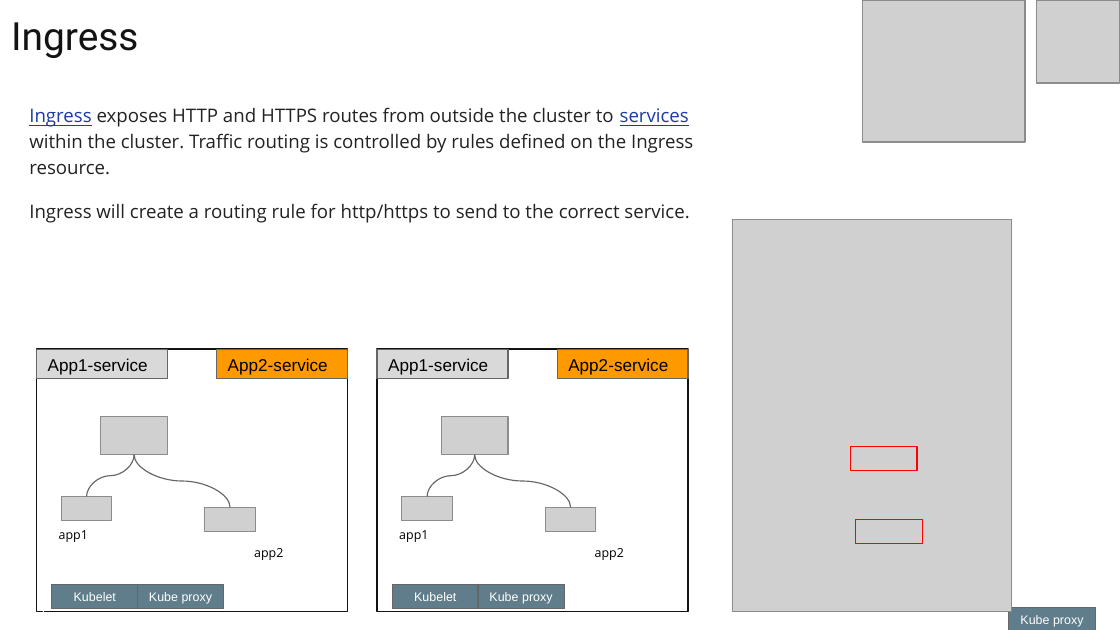
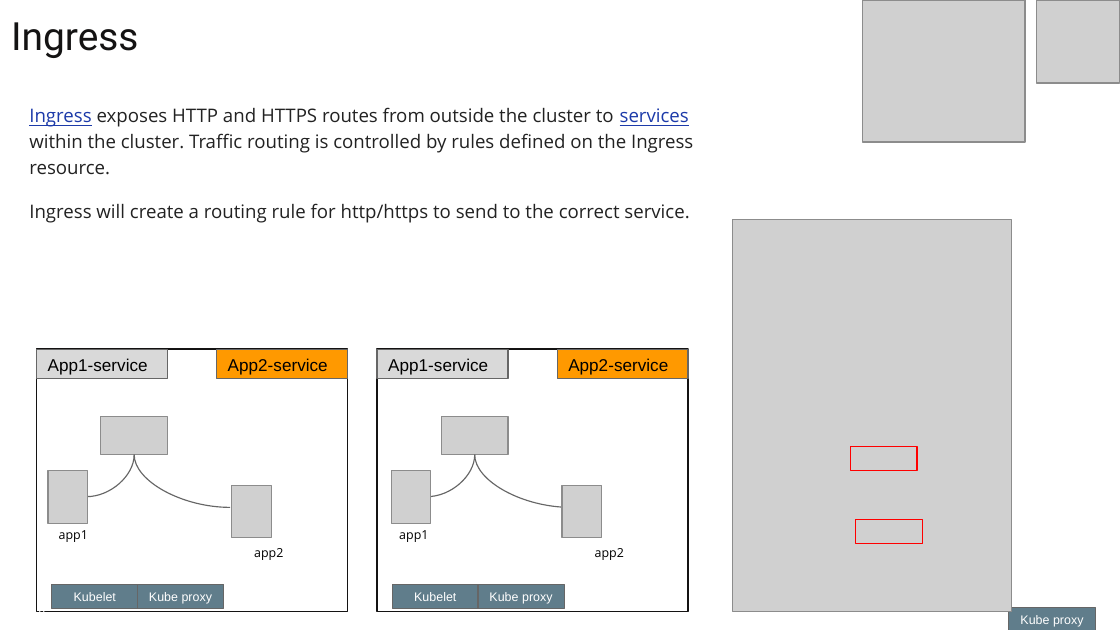
Before and after one commit to burnyd/nynog-k8s-networking-101, a slide deck: slide 18 of Nynog-K8s-networking-101.pptx (slide 17 before the commit). Drawn at 1120x630 pixels with LibreOffice and Linux fonts; fonts in the diff are those of the drawing; grey boxes stand for pictures. Boxes give left, top, right and bottom in pixels: in the first picture for what was removed or moved away, otherwise in the second. Text is boxed around its words. In the diff, an @@ line names an element or a change of style, - is before the commit and + after.

```diff
--- a/Nynog-K8s-networking-101.pptx
+++ b/Nynog-K8s-networking-101.pptx
@@ picture added at (x1=48, y1=470, x2=87, y2=523) @@
@@ curved line (86, 496) - (134, 455): route changed @@
@@ curved line (231, 507) - (134, 455): route changed @@
@@ picture added at (x1=391, y1=470, x2=430, y2=523) @@
@@ curved line (427, 496) - (475, 455): route changed @@
@@ curved line (571, 507) - (475, 455): route changed @@
@@ picture removed at (x1=62, y1=496, x2=112, y2=520) @@
@@ picture removed at (x1=205, y1=507, x2=255, y2=531) @@
@@ picture added at (x1=232, y1=485, x2=271, y2=538) @@
@@ picture removed at (x1=402, y1=496, x2=452, y2=520) @@
@@ picture removed at (x1=545, y1=507, x2=596, y2=531) @@
@@ picture added at (x1=562, y1=485, x2=601, y2=538) @@
```
Also in this commit, not shown: 13 other slides changed, 2 slides added, 1 slide removed.
